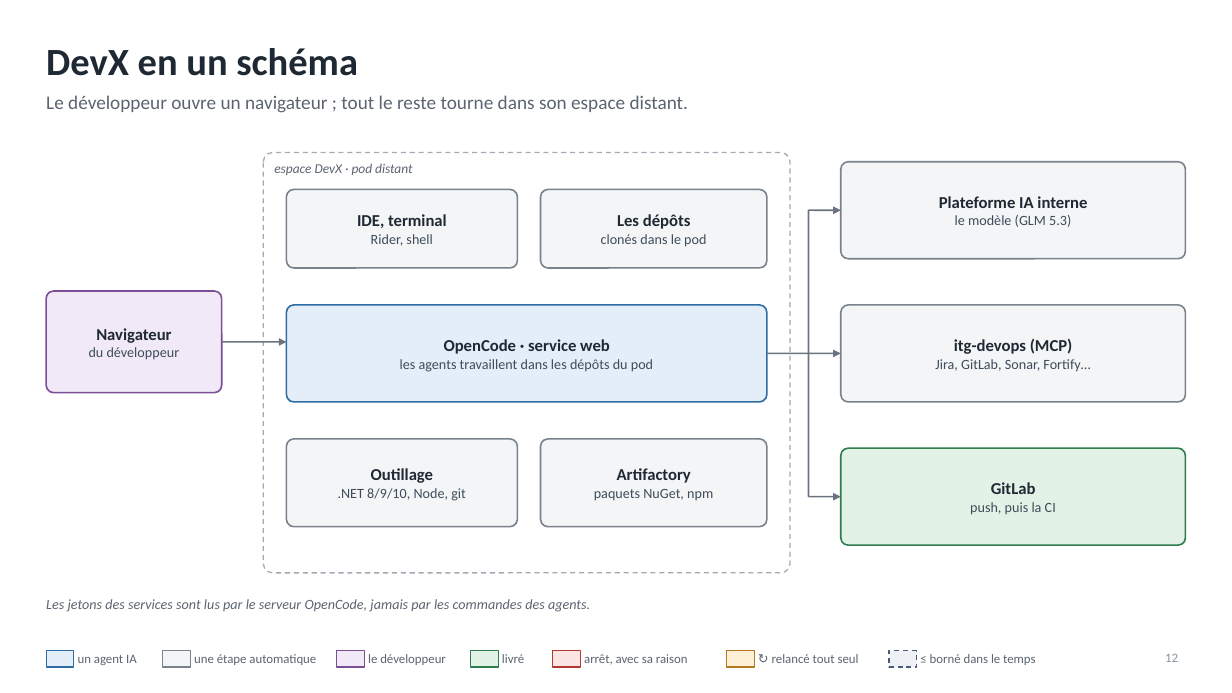
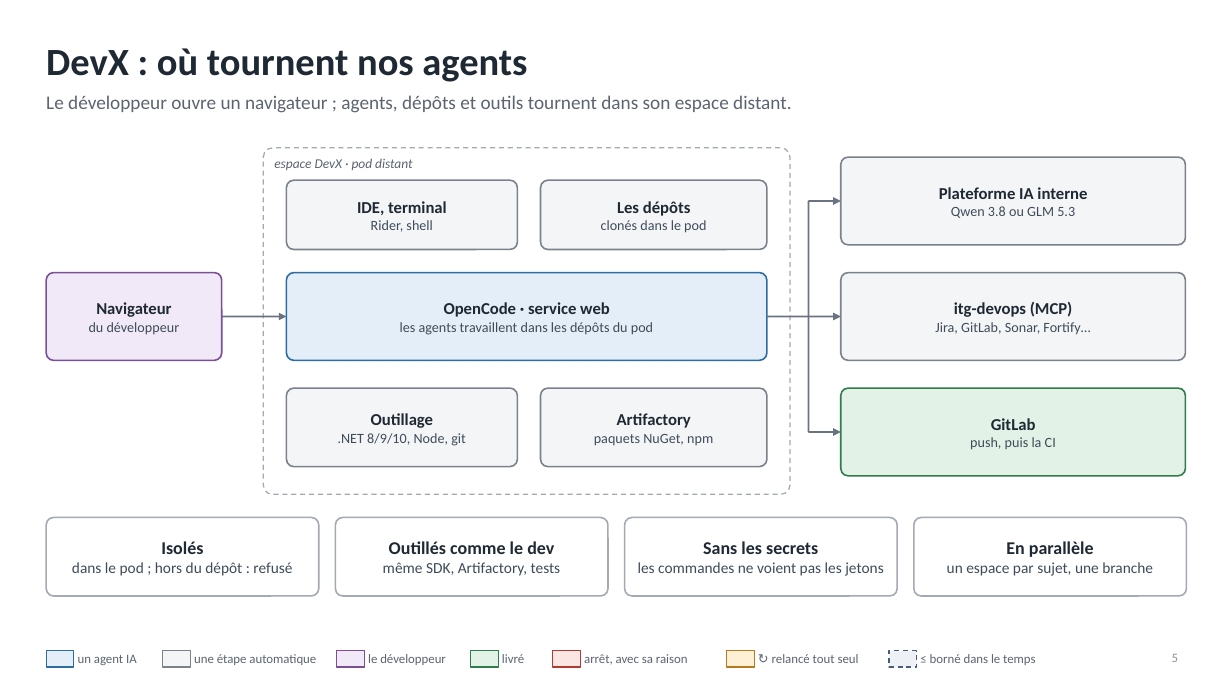
Before and after one commit to RabieDerouiche/OpenRDCode, a slide deck: slide 5 of opencode-v2/docs/presentation-tech-leads.pptx (slide 12 before the commit). Drawn at 1232x693 pixels with LibreOffice and Linux fonts; fonts in the diff are those of the drawing. Boxes give left, top, right and bottom in pixels: in the first picture for what was removed or moved away, otherwise in the second. Text is boxed around its words. In the diff, an @@ line names an element or a change of style, - is before the commit and + after.

```diff
--- a/opencode-v2/docs/presentation-tech-leads.pptx
+++ b/opencode-v2/docs/presentation-tech-leads.pptx
@@ title at (46,48,527,82): text changed @@
-DevX en un schéma
+DevX : où tournent nos agents
@@ text at (46,95,791,113): text changed @@
-Le développeur ouvre un navigateur ; tout le reste tourne dans son espace distant.
+Le développeur ouvre un navigateur ; agents, dépôts et outils tournent dans son espace distant.
@@ proportions changed in 10 elements at (287,180,518,250), (541,180,767,250), (46,273,222,360), (287,273,767,360), (841,273,1186,360), (287,388,518,467), (541,388,767,467), (841,388,1186,476), (841,157,1186,245), (263,148,790,494) @@
@@ rounded rectangle: place and size @@
-rounded rectangle at (263,152,790,573)
+rounded rectangle at (263,148,790,494)
@@ text "espace DevX · pod distant": place and size @@
-text "espace DevX · pod distant" at (274,163,412,175)
+text "espace DevX · pod distant" at (274,158,412,170)
@@ rounded rectangle "Plateforme IA interne": place and size @@
-rounded rectangle "Plateforme IA interne" at (841,162,1186,259)
+rounded rectangle "Plateforme IA interne" at (841,157,1186,245)
@@ rounded rectangle "IDE, terminal": place and size @@
-rounded rectangle "IDE, terminal" at (287,189,518,268)
+rounded rectangle "IDE, terminal" at (287,180,518,250)
@@ rounded rectangle "Les dépôts": place and size @@
-rounded rectangle "Les dépôts" at (541,189,767,268)
+rounded rectangle "Les dépôts" at (541,180,767,250)
@@ arrow moved from (809, 210) - (841, 210) to (809, 201) - (841, 201) @@
@@ line moved from (809, 210) - (809, 497) to (809, 201) - (809, 432) @@
@@ text in rounded rectangle at (951,206,1075,218): text changed @@
-le modèle (GLM 5.3)
+Qwen 3.8 ou GLM 5.3
@@ rounded rectangle "Navigateur": place and size @@
-rounded rectangle "Navigateur" at (46,291,222,393)
+rounded rectangle "Navigateur" at (46,273,222,360)
@@ rounded rectangle "OpenCode · service web": place and size @@
-rounded rectangle "OpenCode · service web" at (287,305,767,402)
+rounded rectangle "OpenCode · service web" at (287,273,767,360)
@@ rounded rectangle "itg-devops (MCP)": place and size @@
-rounded rectangle "itg-devops (MCP)" at (841,305,1186,402)
+rounded rectangle "itg-devops (MCP)" at (841,273,1186,360)
@@ arrow moved from (222, 342) - (287, 342) to (222, 316) - (287, 316) @@
@@ line moved from (767, 354) - (809, 354) to (767, 316) - (809, 316) @@
@@ arrow moved from (809, 354) - (841, 354) to (809, 316) - (841, 316) @@
@@ rounded rectangle "Outillage": place and size @@
-rounded rectangle "Outillage" at (287,439,518,527)
+rounded rectangle "Outillage" at (287,388,518,467)
@@ rounded rectangle "Artifactory": place and size @@
-rounded rectangle "Artifactory" at (541,439,767,527)
+rounded rectangle "Artifactory" at (541,388,767,467)
@@ rounded rectangle "GitLab": place and size @@
-rounded rectangle "GitLab" at (841,448,1186,545)
+rounded rectangle "GitLab" at (841,388,1186,476)
@@ arrow moved from (809, 497) - (841, 497) to (809, 432) - (841, 432) @@
@@ rounded rectangle added at (46,518,319,596), fill #FFFFFF, outline #A3AAB3 1.25 pt, 12 pt, text #3E4C59 @@
+Isolés
+dans le pod ; hors du dépôt : refusé
@@ rounded rectangle added at (335,518,608,596), fill #FFFFFF, outline #A3AAB3 1.25 pt, 12 pt, text #3E4C59 @@
+Outillés comme le dev
+même SDK, Artifactory, tests
@@ rounded rectangle added at (625,518,897,596), fill #FFFFFF, outline #A3AAB3 1.25 pt, 12 pt, text #3E4C59 @@
+Sans les secrets
+les commandes ne voient pas les jetons
@@ rounded rectangle added at (914,518,1187,596), fill #FFFFFF, outline #A3AAB3 1.25 pt, 12 pt, text #3E4C59 @@
+En parallèle
+un espace par sujet, une branche
@@ text removed at (46,599,590,612) @@
-Les jetons des services sont lus par le serveur OpenCode, jamais par les commandes des agents.
@@ page number at (1172,654,1178,662): text changed @@
-12
+5
```
Also in this commit, not shown: 6 other slides changed, 1 slide added, 17 slides removed, 3 other files.
